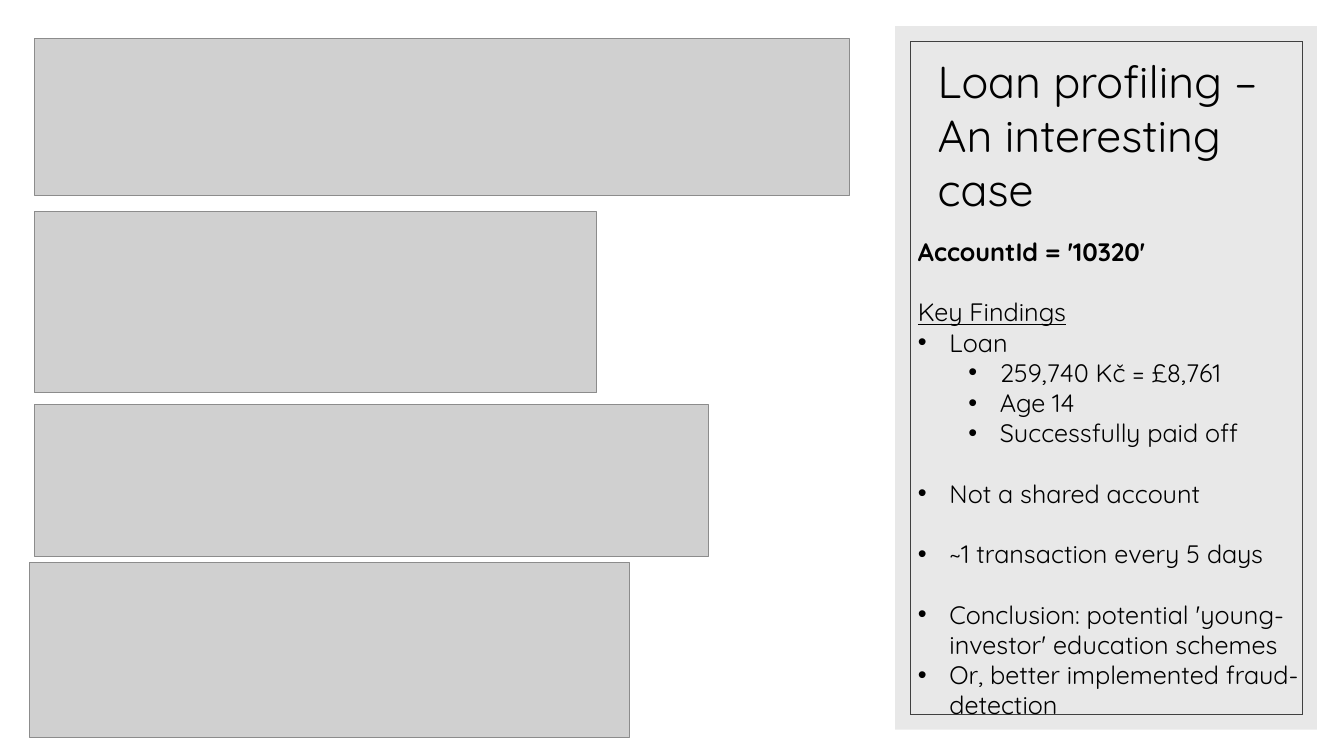
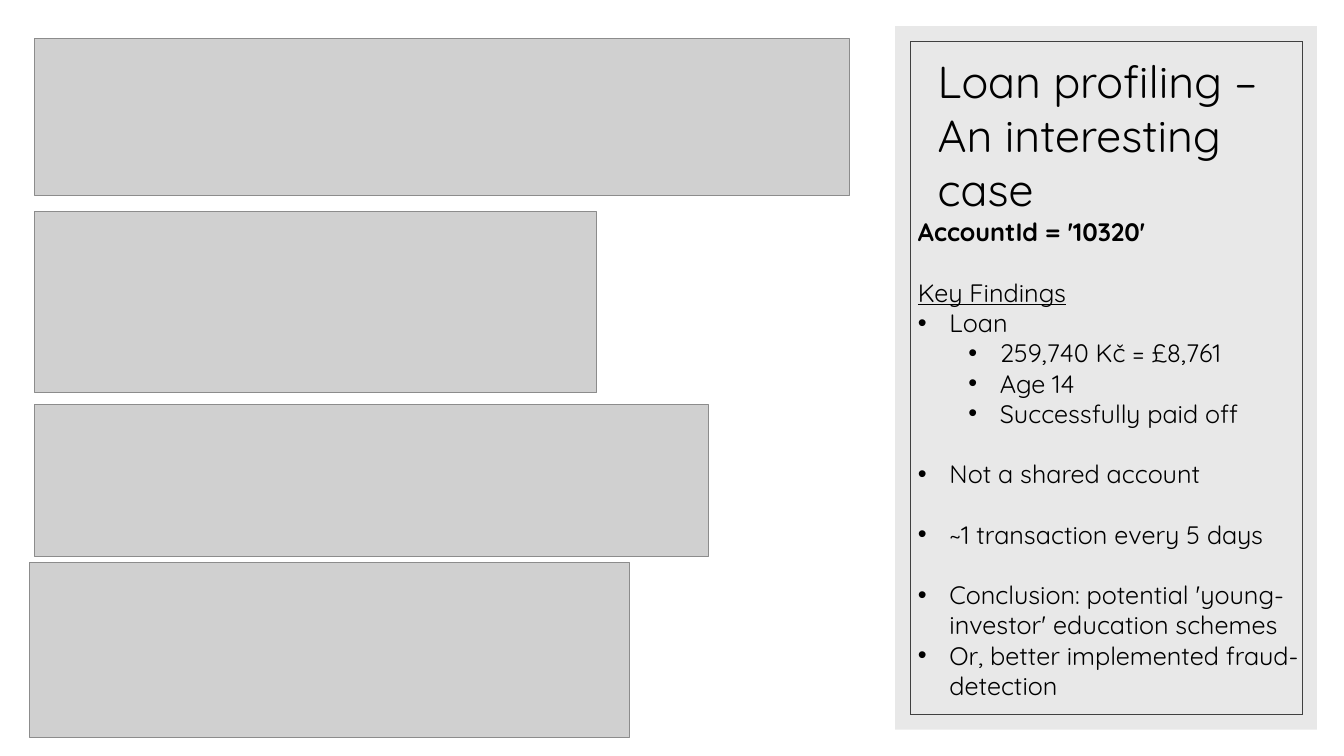
Before and after one commit to SamPurle/Banking_Team_1, a slide deck: slide 23 of SammyPPT.pptx. Drawn at 1344x756 pixels with LibreOffice and Linux fonts; fonts in the diff are those of the drawing; grey boxes stand for pictures. Boxes give left, top, right and bottom in pixels: in the first picture for what was removed or moved away, otherwise in the second. Text is boxed around its words. In the diff, an @@ line names an element or a change of style, - is before the commit and + after.

```diff
--- a/SammyPPT.pptx
+++ b/SammyPPT.pptx
@@ text "AccountId = '10320'": place and size @@
-text "AccountId = '10320'" at [918,242,1299,715]
+text "AccountId = '10320'" at [918,222,1299,696]
```
Also in this commit, not shown: 6 other slides changed, 1 slide added, 1 other file.
